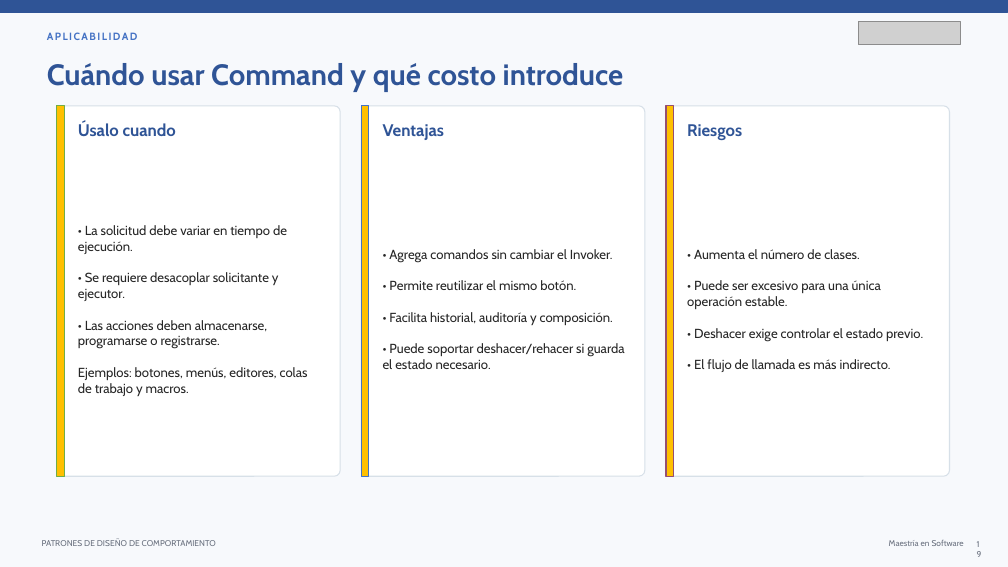
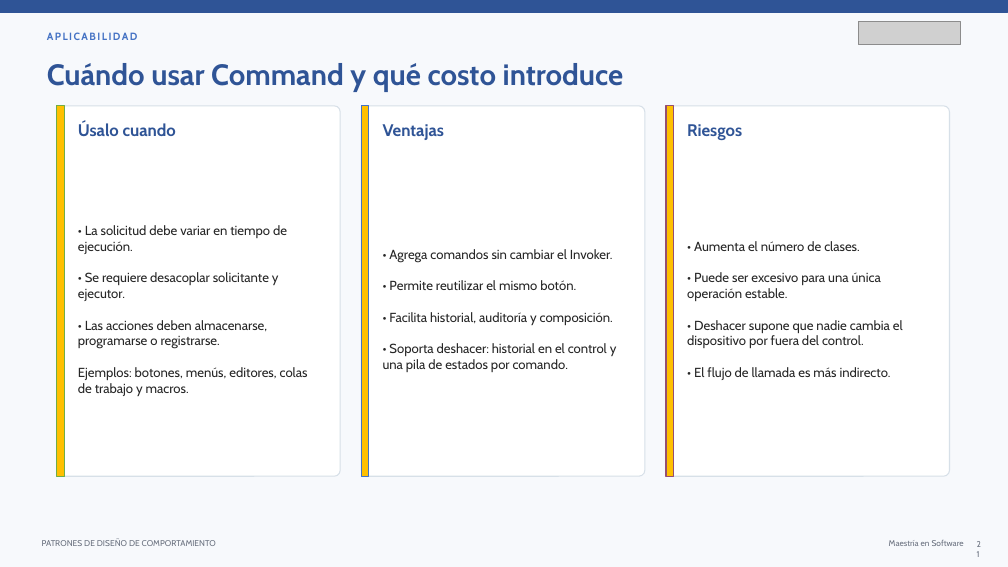
Before and after one commit to carytnas/PDS_Actividad03_Grupo02, a slide deck: slide 21 of documentacion/PDS_Actividad03_Grupo02.pptx (slide 19 before the commit). Drawn at 1008x567 pixels with LibreOffice and Linux fonts; fonts in the diff are those of the drawing; grey boxes stand for pictures. Boxes give left, top, right and bottom in pixels: in the first picture for what was removed or moved away, otherwise in the second. Text is boxed around its words. In the diff, an @@ line names an element or a change of style, - is before the commit and + after.

Commit message:
Mejoras de Mediator y Command, pruebas e informe actualizado
- Mediator: AvionSanitario con prioridad en la torre, aviso de nuevas
  posiciones en la cola y registro de aeronaves desde el cliente.
- Command: deshacer con historial, Ventilador, MacroComando y control
  con varios botones reasignables.
- Pruebas unitarias con JUnit 5 (13 pruebas) y pom.xml para mvn test.
- Diagramas UML regenerados y alineados con el código.
- Informe (docx y pdf) y presentación actualizados.

```diff
--- a/documentacion/PDS_Actividad03_Grupo02.pptx
+++ b/documentacion/PDS_Actividad03_Grupo02.pptx
@@ text at (x1=687, y1=320, x2=903, y2=348): text changed @@
-• Deshacer exige controlar el estado previo.
+• Deshacer supone que nadie cambia el dispositivo por fuera del control.
@@ text at (x1=383, y1=343, x2=617, y2=372): text changed @@
-• Puede soportar deshacer/rehacer si guarda el estado necesario.
+• Soporta deshacer: historial en el control y una pila de estados por comando.
@@ page number at (x1=969, y1=535, x2=988, y2=549): text changed @@
-19
+21
```
Also in this commit, not shown: 15 other slides changed, 3 slides added, 24 other files.
